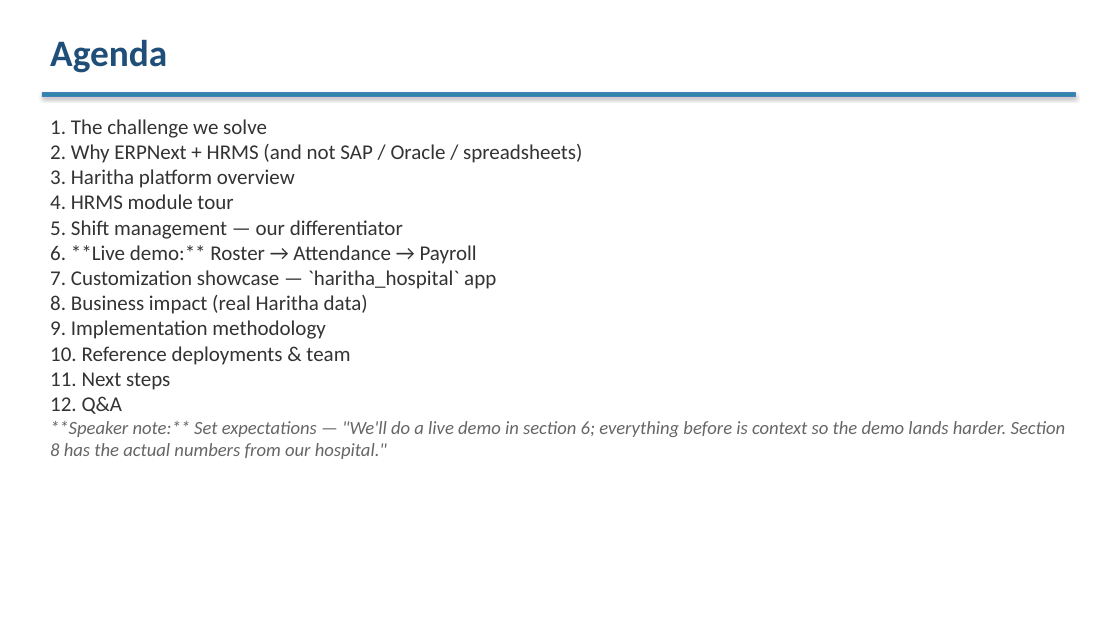
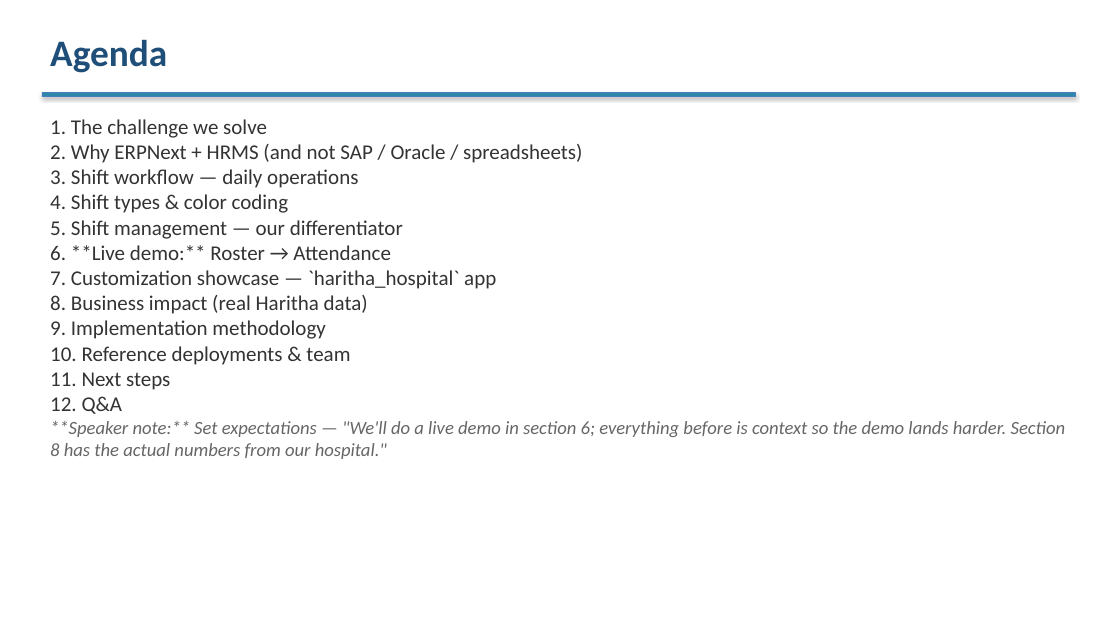
Before and after one commit to venkat-narasimha/haritha-hospitals, a slide deck: slide 3 of docs/phase6/03-client/03.4-client-presentation.pptx. Drawn at 1120x630 pixels with LibreOffice and Linux fonts; fonts in the diff are those of the drawing. Boxes give left, top, right and bottom in pixels: in the first picture for what was removed or moved away, otherwise in the second. Text is boxed around its words. In the diff, an @@ line names an element or a change of style, - is before the commit and + after.

```diff
--- a/docs/phase6/03-client/03.4-client-presentation.pptx
+++ b/docs/phase6/03-client/03.4-client-presentation.pptx
@@ text at [50,169,358,213]: text changed @@
-3. Haritha platform overview
-4. HRMS module tour
+3. Shift workflow — daily operations
+4. Shift types & color coding
@@ text at [50,245,391,260]: text changed @@
-6. **Live demo:** Roster → Attendance → Payroll
+6. **Live demo:** Roster → Attendance
```
Also in this commit, not shown: 4 other slides changed, 2 slides added, 2 slides removed, 1 other file.
